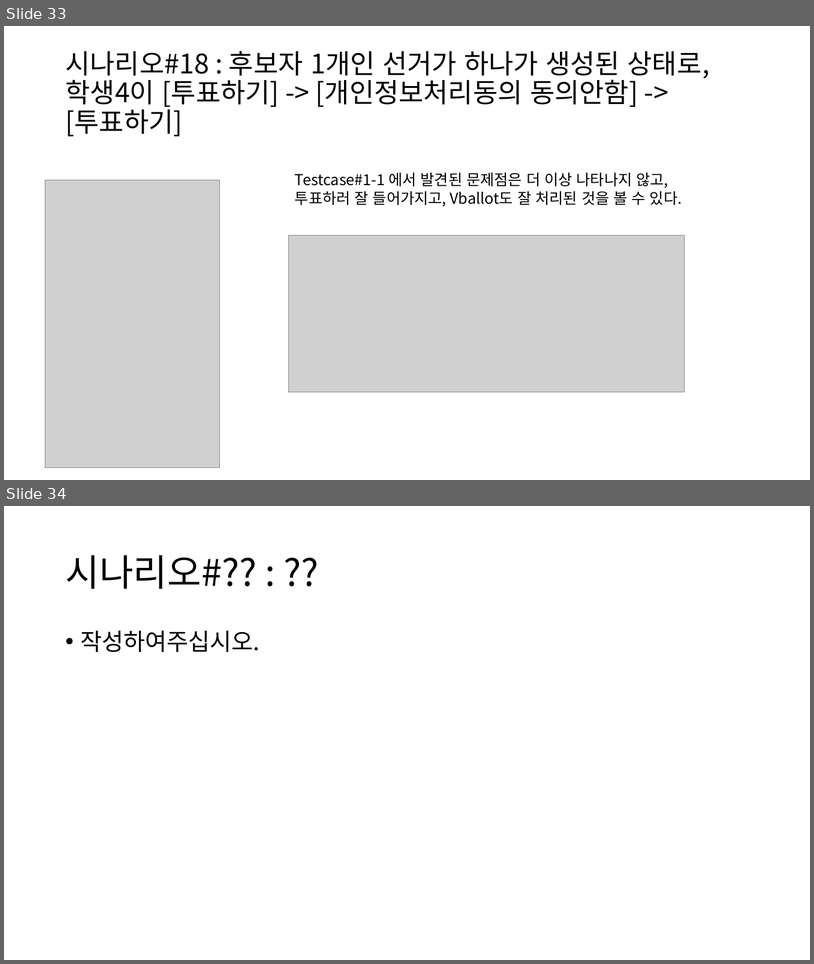
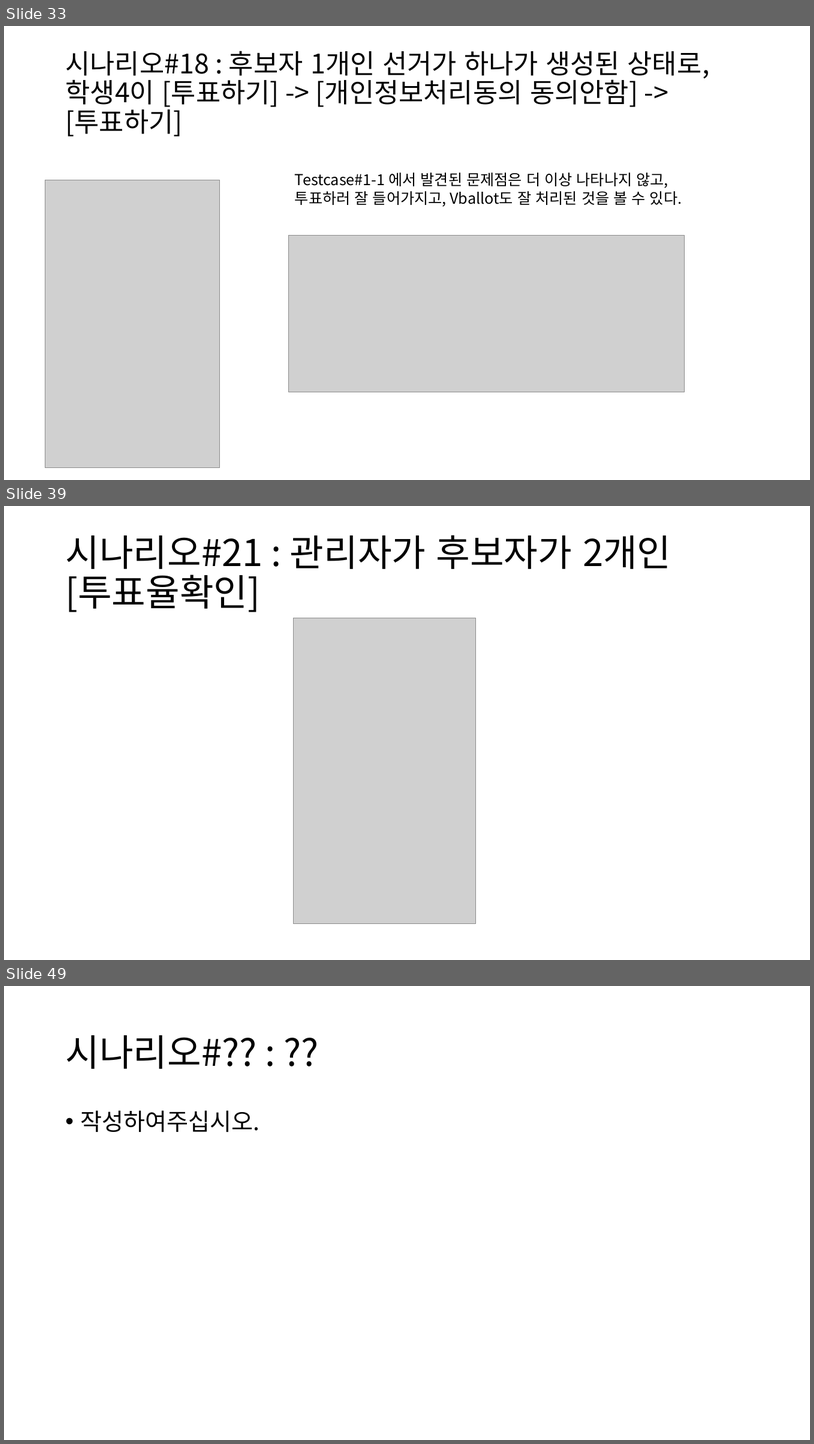
Before and after one commit to BL-UCKSS/evote-project, a slide deck: Document/Testcase/Testcase #1.pptx. Shown one above the other, each under a label of ours: slides 33 and 34 before the commit, slides 33, 39 and 49 after it; the slides between them are not shown. The pictures are 814x964 and 814x1444 pixels, drawn with LibreOffice and Linux fonts; fonts in the diff are those of the drawing; grey boxes stand for pictures. Boxes give left, top, right and bottom in pixels: in the first picture for what was removed or moved away, otherwise in the second. Text is boxed around its words. In the diff, an @@ line names an element or a change of style, - is before the commit and + after.

Commit message:
선거 수정 시 '기권' 후보지가 나오는 문제 수정함

```diff
--- a/Document/Testcase/Testcase #1.pptx
+++ b/Document/Testcase/Testcase #1.pptx
@@ slide 39 added at (4, 506, 810, 960), background #FFFFFF @@
@@ title added at (65, 535, 672, 612), 44 pt, text #000000 @@
+시나리오#21 : 관리자가 후보자가 2개인 [투표율확인]
@@ picture added at (294, 618, 476, 924) @@
@@ what was slide 34 is now slide 49 @@
```
Also in this commit, not shown: 1 slide changed, 16 other slides added, 1 other file.
